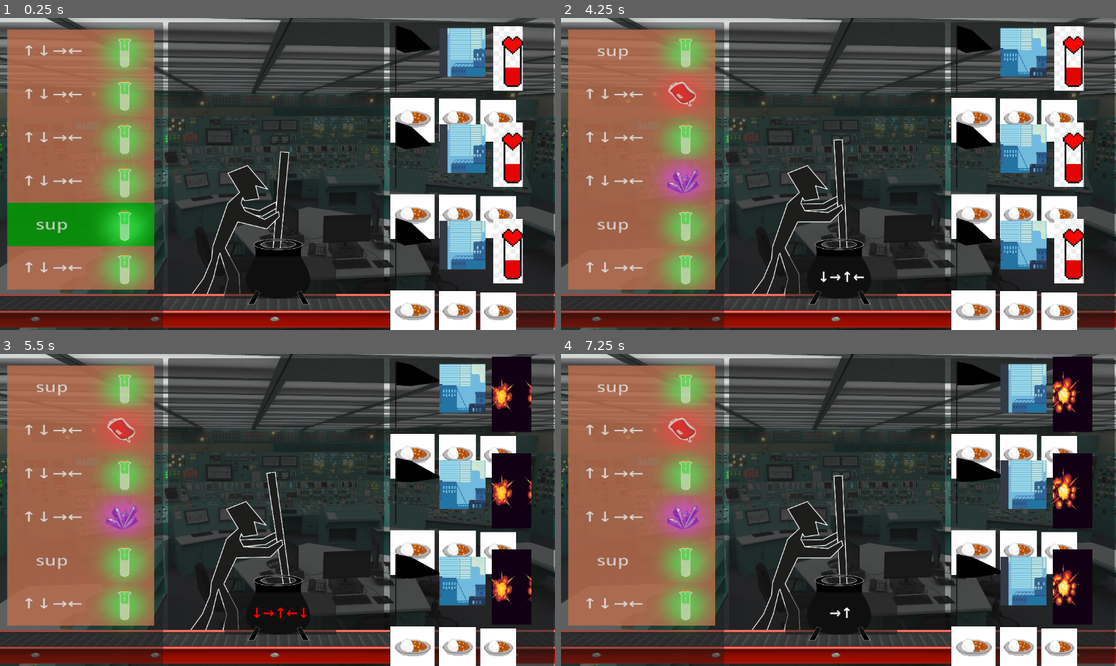
Above: before the commit, frames 1-4 (two rows, left to right).
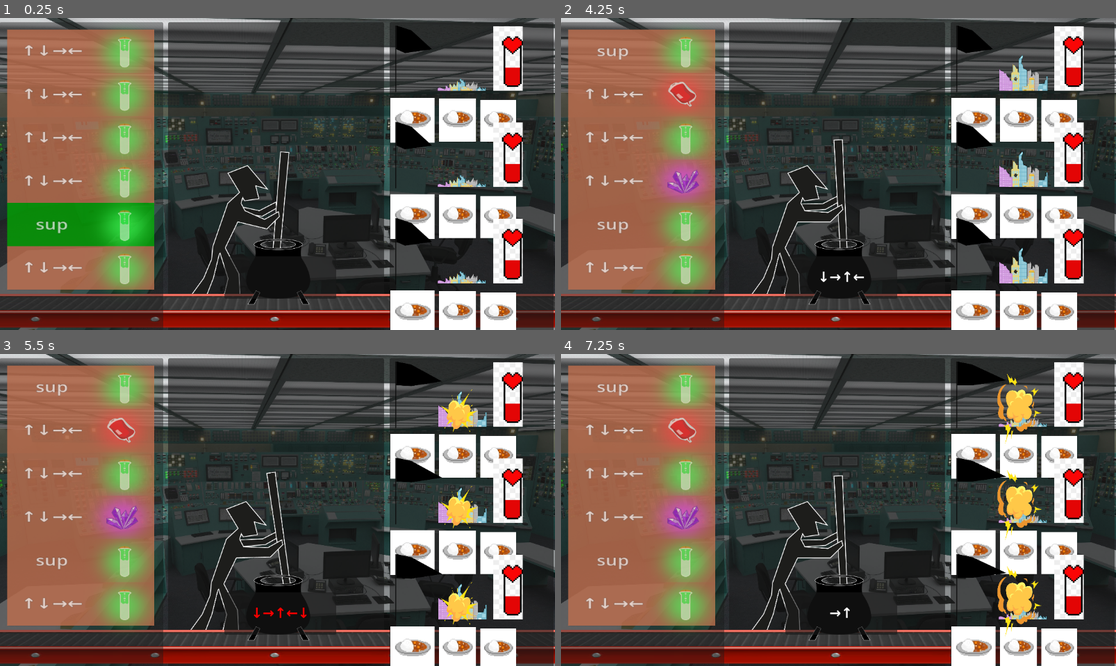
Above: after the commit, the same moments.

Repository: MelissaEPFL/OrbitalGameJam2025
Game: Godot game, scene res://main.tscn
Two runs of this game, one before a commit and one after it. Both use one fixed random seed, a clock stepped at 60 frames per second and the inputs below.
Inputs:
- Up to frame 1 (0.25 s): no input
- Up to frame 2 (4.25 s): tap Enter at 0.5, 0.6 s; hold D 0.53-1.28 s; hold S 1.28-2.03 s; tap 1 at 1.35 s; hold D 2.03-2.78 s; tap 2 at 2.1 s; hold W 2.78-3.53 s; tap 3 at 2.85 s; hold A from 3.53 s (still down); tap 4 at 3.6 s
- Up to frame 3 (5.5 s): tap 5 at 4.35 s; release A at 5.03 s; hold S from 5.03 s (still down); tap 6 at 5.1 s
- Up to frame 4 (7.25 s): release S at 5.78 s; hold D 5.78-6.53 s; tap 7 at 5.85 s; hold W from 6.53 s (still down); tap 8 at 6.6 s

The runs differ from the first frame. In frame 1, 4.2% of the frame differs, in the area x 78-88%, y 3-86%; in frame 2, 5.0%; in frame 3, 10%, in the area x 78-96%, y 0-87%; in frame 4, 9.8%.

Commit message:
remplacé les anims de ville et explosion par celles de Jerem

Diff:
--- a/Game/country.tscn
+++ b/Game/country.tscn
@@ -1,11 +1,11 @@
-[gd_scene load_steps=39 format=3 uid="uid://b4sy00ot8bfvn"]
+[gd_scene load_steps=40 format=3 uid="uid://b4sy00ot8bfvn"]
 
 [ext_resource type="Texture2D" uid="uid://bjaia504ofiw5" path="res://assets/ingredient_01.jpeg" id="1_1yy88"]
-[ext_resource type="Script" uid="uid://2ot031kd13ag" path="res://country.gd" id="1_rk51i"]
-[ext_resource type="Texture2D" uid="uid://dd3kgg8no32mt" path="res://assets/city.png" id="2_2w0xq"]
+[ext_resource type="Script" path="res://country.gd" id="1_rk51i"]
 [ext_resource type="Texture2D" uid="uid://cebruahwu2tjh" path="res://assets/flag_sprites.png" id="3_05fxv"]
+[ext_resource type="Texture2D" uid="uid://brp03x0rd4o5x" path="res://assets/Ville.png" id="3_nsy2n"]
 [ext_resource type="Texture2D" uid="uid://dkcmxnxogcg3y" path="res://assets/healthbar_sprites.png" id="3_wvw0n"]
-[ext_resource type="Texture2D" uid="uid://dsd0yjumvmq00" path="res://assets/city_explosion.jpg" id="4_nsy2n"]
+[ext_resource type="Texture2D" uid="uid://dk08ascnn7mjv" path="res://assets/Explosion.png" id="6_05fxv"]
 
 [sub_resource type="AtlasTexture" id="AtlasTexture_rk51i"]
 atlas = ExtResource("3_05fxv")
@@ -85,132 +85,136 @@
 "speed": 5.0
 }]
 
+[sub_resource type="AtlasTexture" id="AtlasTexture_xhgx1"]
+atlas = ExtResource("3_nsy2n")
+region = Rect2(0, 0, 629, 593)
+
 [sub_resource type="AtlasTexture" id="AtlasTexture_vaen4"]
-atlas = ExtResource("2_2w0xq")
-region = Rect2(0, 400, 200, 200)
+atlas = ExtResource("3_nsy2n")
+region = Rect2(629, 0, 629, 593)
 
 [sub_resource type="AtlasTexture" id="AtlasTexture_olynd"]
-atlas = ExtResource("2_2w0xq")
-region = Rect2(200, 400, 200, 200)
+atlas = ExtResource("3_nsy2n")
+region = Rect2(1258, 0, 629, 593)
+
+[sub_resource type="SpriteFrames" id="SpriteFrames_oc2pf"]
+animations = [{
+"frames": [{
+"duration": 1.0,
+"texture": SubResource("AtlasTexture_xhgx1")
+}, {
+"duration": 1.0,
+"texture": SubResource("AtlasTexture_vaen4")
+}, {
+"duration": 1.0,
+"texture": SubResource("AtlasTexture_olynd")
+}],
+"loop": true,
+"name": &"default",
+"speed": 5.0
+}]
+
+[sub_resource type="AtlasTexture" id="AtlasTexture_f2i0h"]
+atlas = ExtResource("3_wvw0n")
+region = Rect2(0, 0, 107, 261)
+
+[sub_resource type="AtlasTexture" id="AtlasTexture_qge85"]
+atlas = ExtResource("3_wvw0n")
+region = Rect2(107, 0, 107, 261)
+
+[sub_resource type="AtlasTexture" id="AtlasTexture_4xyou"]
+atlas = ExtResource("3_wvw0n")
+region = Rect2(214, 0, 107, 261)
+
+[sub_resource type="AtlasTexture" id="AtlasTexture_iln63"]
+atlas = ExtResource("3_wvw0n")
+region = Rect2(321, 0, 107, 261)
+
+[sub_resource type="AtlasTexture" id="AtlasTexture_pdcqv"]
+atlas = ExtResource("3_wvw0n")
+region = Rect2(428, 0, 107, 261)
+
+[sub_resource type="AtlasTexture" id="AtlasTexture_a6l21"]
+atlas = ExtResource("3_wvw0n")
+region = Rect2(535, 0, 107, 261)
+
+[sub_resource type="AtlasTexture" id="AtlasTexture_cww2c"]
+atlas = ExtResource("3_wvw0n")
+region = Rect2(642, 0, 107, 261)
+
+[sub_resource type="AtlasTexture" id="AtlasTexture_um3sa"]
+atlas = ExtResource("3_wvw0n")
+region = Rect2(749, 0, 107, 261)
+
+[sub_resource type="SpriteFrames" id="SpriteFrames_5cs5r"]
+animations = [{
+"frames": [{
+"duration": 1.0,
+"texture": SubResource("AtlasTexture_f2i0h")
+}, {
+"duration": 1.0,
+"texture": SubResource("AtlasTexture_qge85")
+}, {
+"duration": 1.0,
+"texture": SubResource("AtlasTexture_4xyou")
+}, {
+"duration": 1.0,
+"texture": SubResource("AtlasTexture_iln63")
+}, {
+"duration": 1.0,
+"texture": SubResource("AtlasTexture_pdcqv")
+}, {
+"duration": 1.0,
+"texture": SubResource("AtlasTexture_a6l21")
+}, {
+"duration": 1.0,
+"texture": SubResource("AtlasTexture_cww2c")
+}, {
+"duration": 1.0,
+"texture": SubResource("AtlasTexture_um3sa")
+}],
+"loop": true,
+"name": &"default",
+"speed": 5.0
+}]
 
 [sub_resource type="AtlasTexture" id="AtlasTexture_5lrd2"]
-atlas = ExtResource("2_2w0xq")
-region = Rect2(400, 400, 200, 200)
-
-[sub_resource type="SpriteFrames" id="SpriteFrames_oc2pf"]
-animations = [{
-"frames": [{
-"duration": 1.0,
-"texture": SubResource("AtlasTexture_vaen4")
-}, {
-"duration": 1.0,
-"texture": SubResource("AtlasTexture_olynd")
-}, {
+atlas = ExtResource("6_05fxv")
+region = Rect2(0, 0, 486, 552)
+
+[sub_resource type="AtlasTexture" id="AtlasTexture_oc2pf"]
+atlas = ExtResource("6_05fxv")
+region = Rect2(486, 0, 486, 552)
+
+[sub_resource type="AtlasTexture" id="AtlasTexture_5cs5r"]
+atlas = ExtResource("6_05fxv")
+region = Rect2(972, 0, 486, 552)
+
+[sub_resource type="AtlasTexture" id="AtlasTexture_6hicr"]
+atlas = ExtResource("6_05fxv")
+region = Rect2(1458, 0, 486, 552)
+
+[sub_resource type="AtlasTexture" id="AtlasTexture_1ibhe"]
+atlas = ExtResource("6_05fxv")
+region = Rect2(0, 552, 486, 552)
+
+[sub_resource type="AtlasTexture" id="AtlasTexture_32mip"]
+atlas = ExtResource("6_05fxv")
+region = Rect2(486, 552, 486, 552)
+
+[sub_resource type="AtlasTexture" id="AtlasTexture_chatt"]
+atlas = ExtResource("6_05fxv")
+region = Rect2(972, 552, 486, 552)
+
+[sub_resource type="AtlasTexture" id="AtlasTexture_jwml4"]
+atlas = ExtResource("6_05fxv")
+region = Rect2(1458, 552, 486, 552)
+
+[sub_resource type="SpriteFrames" id="SpriteFrames_jwml4"]
+animations = [{
+"frames": [{
 "duration": 1.0,
 "texture": SubResource("AtlasTexture_5lrd2")
-}],
-"loop": true,
-"name": &"default",
-"speed": 5.0
-}]
-
-[sub_resource type="AtlasTexture" id="AtlasTexture_f2i0h"]
-atlas = ExtResource("3_wvw0n")
-region = Rect2(0, 0, 107, 261)
-
-[sub_resource type="AtlasTexture" id="AtlasTexture_qge85"]
-atlas = ExtResource("3_wvw0n")
-region = Rect2(107, 0, 107, 261)
-
-[sub_resource type="AtlasTexture" id="AtlasTexture_4xyou"]
-atlas = ExtResource("3_wvw0n")
-region = Rect2(214, 0, 107, 261)
-
-[sub_resource type="AtlasTexture" id="AtlasTexture_iln63"]
-atlas = ExtResource("3_wvw0n")
-region = Rect2(321, 0, 107, 261)
-
-[sub_resource type="AtlasTexture" id="AtlasTexture_pdcqv"]
-atlas = ExtResource("3_wvw0n")
-region = Rect2(428, 0, 107, 261)
-
-[sub_resource type="AtlasTexture" id="AtlasTexture_a6l21"]
-atlas = ExtResource("3_wvw0n")
-region = Rect2(535, 0, 107, 261)
-
-[sub_resource type="AtlasTexture" id="AtlasTexture_cww2c"]
-atlas = ExtResource("3_wvw0n")
-region = Rect2(642, 0, 107, 261)
-
-[sub_resource type="AtlasTexture" id="AtlasTexture_um3sa"]
-atlas = ExtResource("3_wvw0n")
-region = Rect2(749, 0, 107, 261)
-
-[sub_resource type="SpriteFrames" id="SpriteFrames_5cs5r"]
-animations = [{
-"frames": [{
-"duration": 1.0,
-"texture": SubResource("AtlasTexture_f2i0h")
-}, {
-"duration": 1.0,
-"texture": SubResource("AtlasTexture_qge85")
-}, {
-"duration": 1.0,
-"texture": SubResource("AtlasTexture_4xyou")
-}, {
-"duration": 1.0,
-"texture": SubResource("AtlasTexture_iln63")
-}, {
-"duration": 1.0,
-"texture": SubResource("AtlasTexture_pdcqv")
-}, {
-"duration": 1.0,
-"texture": SubResource("AtlasTexture_a6l21")
-}, {
-"duration": 1.0,
-"texture": SubResource("AtlasTexture_cww2c")
-}, {
-"duration": 1.0,
-"texture": SubResource("AtlasTexture_um3sa")
-}],
-"loop": true,
-"name": &"default",
-"speed": 5.0
-}]
-
-[sub_resource type="AtlasTexture" id="AtlasTexture_xhgx1"]
-atlas = ExtResource("4_nsy2n")
-region = Rect2(0, 0, 274, 384)
-
-[sub_resource type="AtlasTexture" id="AtlasTexture_oc2pf"]
-atlas = ExtResource("4_nsy2n")
-region = Rect2(274, 0, 274, 384)
-
-[sub_resource type="AtlasTexture" id="AtlasTexture_5cs5r"]
-atlas = ExtResource("4_nsy2n")
-region = Rect2(548, 0, 274, 384)
-
-[sub_resource type="AtlasTexture" id="AtlasTexture_6hicr"]
-atlas = ExtResource("4_nsy2n")
-region = Rect2(822, 0, 274, 384)
-
-[sub_resource type="AtlasTexture" id="AtlasTexture_1ibhe"]
-atlas = ExtResource("4_nsy2n")
-region = Rect2(1096, 0, 274, 384)
-
-[sub_resource type="AtlasTexture" id="AtlasTexture_32mip"]
-atlas = ExtResource("4_nsy2n")
-region = Rect2(1370, 0, 274, 384)
-
-[sub_resource type="AtlasTexture" id="AtlasTexture_chatt"]
-atlas = ExtResource("4_nsy2n")
-region = Rect2(1644, 0, 274, 384)
-
-[sub_resource type="SpriteFrames" id="SpriteFrames_jwml4"]
-animations = [{
-"frames": [{
-"duration": 1.0,
-"texture": SubResource("AtlasTexture_xhgx1")
 }, {
 "duration": 1.0,
 "texture": SubResource("AtlasTexture_oc2pf")
@@ -229,6 +233,9 @@
 }, {
 "duration": 1.0,
 "texture": SubResource("AtlasTexture_chatt")
+}, {
+"duration": 1.0,
+"texture": SubResource("AtlasTexture_jwml4")
 }],
 "loop": true,
 "name": &"default",
@@ -244,9 +251,11 @@
 sprite_frames = SubResource("SpriteFrames_xhgx1")
 
 [node name="City" type="AnimatedSprite2D" parent="."]
-position = Vector2(151, 63)
-scale = Vector2(0.48, 0.505)
+position = Vector2(151, 99)
+scale = Vector2(0.207356, 0.218156)
 sprite_frames = SubResource("SpriteFrames_oc2pf")
+frame = 1
+frame_progress = 0.155554
 
 [node name="Ingredient01" type="Sprite2D" parent="."]
 position = Vector2(47, 203.75)
@@ -269,6 +278,7 @@
 sprite_frames = SubResource("SpriteFrames_5cs5r")
 
 [node name="Explosion" type="AnimatedSprite2D" parent="."]
-position = Vector2(253, 75)
-scale = Vector2(0.29927, 0.40625)
+position = Vector2(146, 106)
+scale = Vector2(0.211363, 0.286919)
 sprite_frames = SubResource("SpriteFrames_jwml4")
+frame_progress = 0.41607
Not shown, added: Game/assets/Ville.png.import
